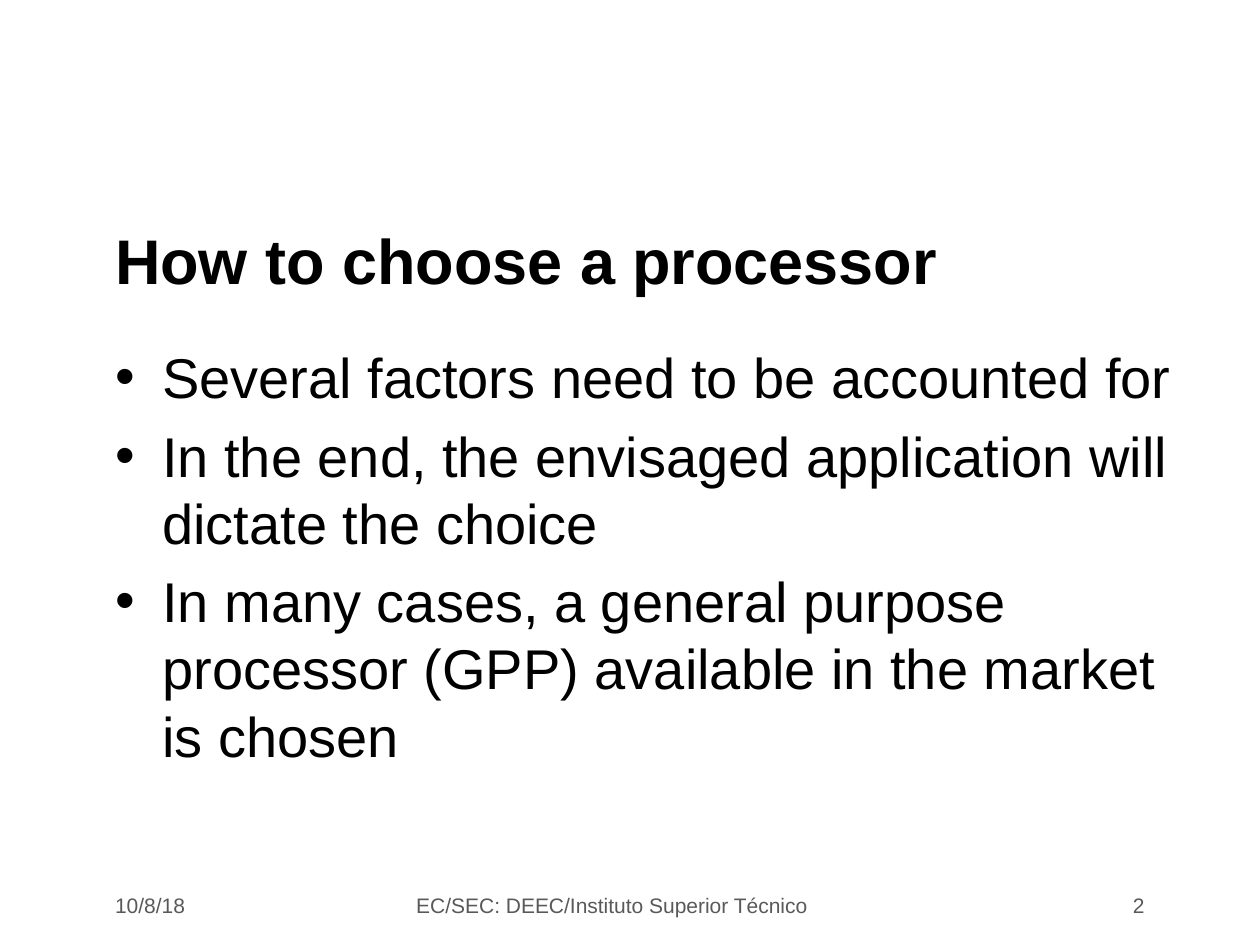
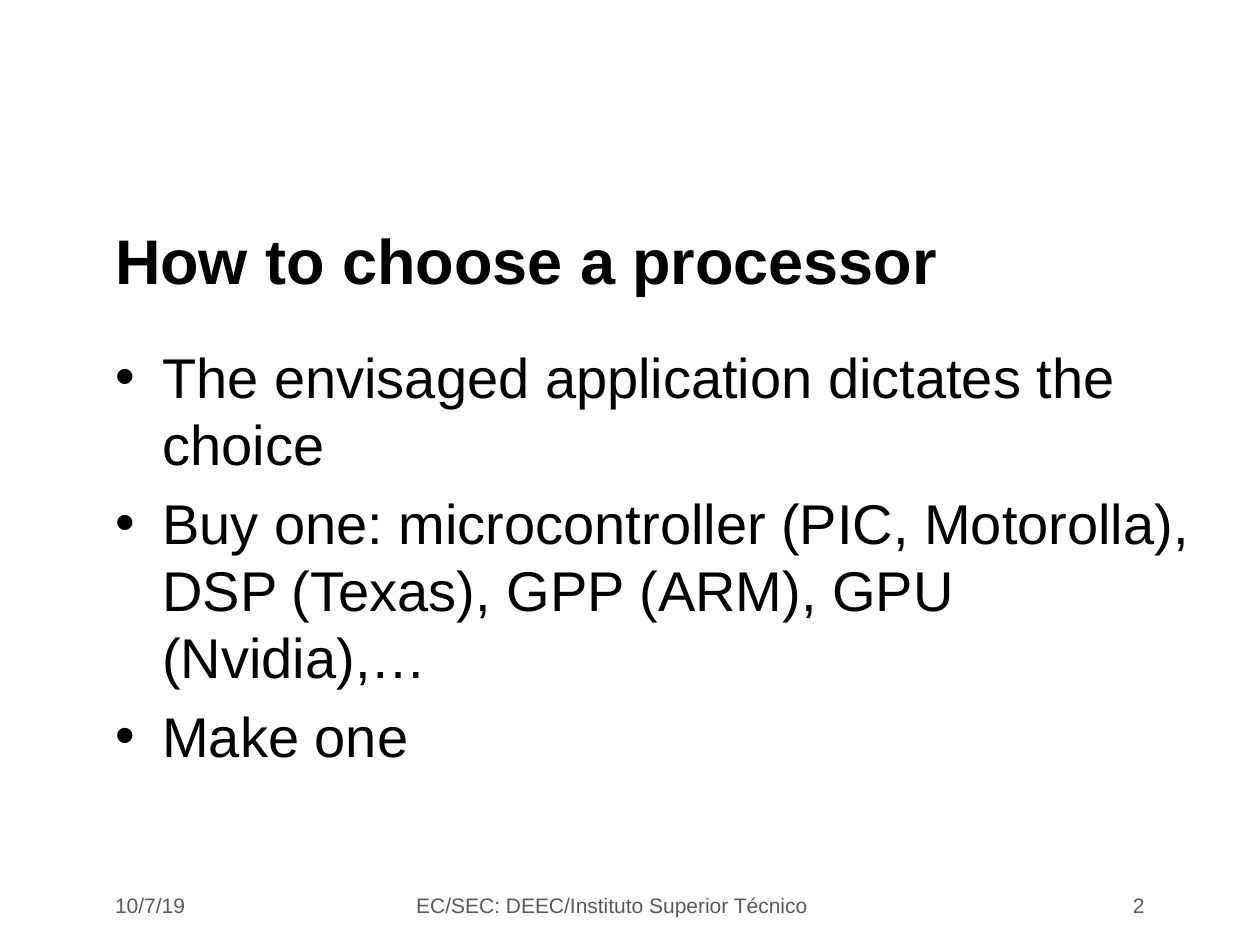
Before and after one commit to jjts/ist-sec, a slide deck: slide 2 of lectures/l6_design_choices/l6.odp. Drawn at 1260x945 pixels with LibreOffice and Linux fonts; fonts in the diff are those of the drawing; background and template pictures are left out. Boxes give left, top, right and bottom in pixels: in the first picture for what was removed or moved away, otherwise in the second. Text is boxed around its words. In the diff, an @@ line names an element or a change of style, - is before the commit and + after.

```diff
--- a/lectures/l6_design_choices/l6.odp
+++ b/lectures/l6_design_choices/l6.odp
@@ text at box(162, 357, 1188, 758): text changed @@
-• Several factors need to be accounted for
-• In the end, the envisaged application will dictate the choice
-• In many cases, a general purpose processor (GPP) available in the market is chosen
+• The envisaged application dictates the choice
+• Buy one: microcontroller (PIC, Motorolla), DSP (Texas), GPP (ARM), GPU (Nvidia),…
+• Make one
@@ text at box(115, 898, 185, 913): text changed @@
-10/8/18
+10/7/19
```
Also in this commit, not shown: 18 other slides changed, 8 slides removed.
